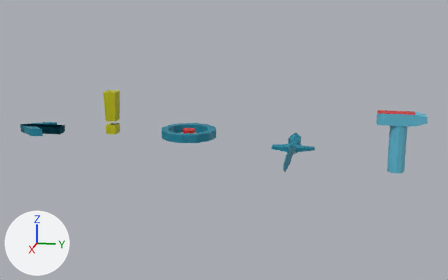
Two versions of the Blender file Blender/ui.blend, one commit apart.
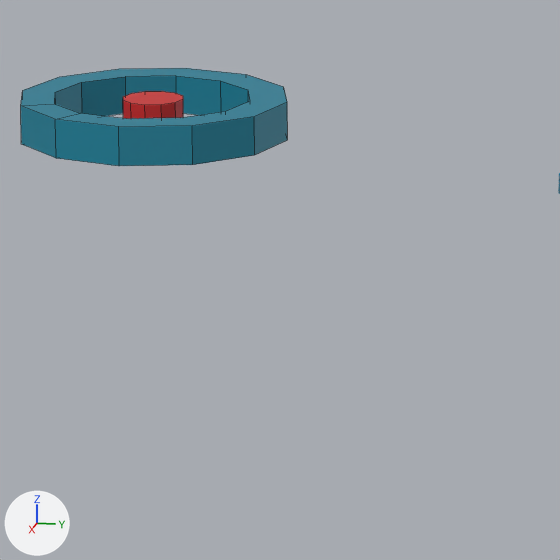
There are two pictures of each version: one whole from a camera (50 mm lens) standing at (7.433, -0.615, 1.841) and looking at (0.362, -2.029, 0.073), one close up on the part from 35% to 61% of the width and 39% to 80% of the height. Lighting does not change. The marker at lower left points along +X, +Y and +Z. The close-ups show mesh edges as thin lines.
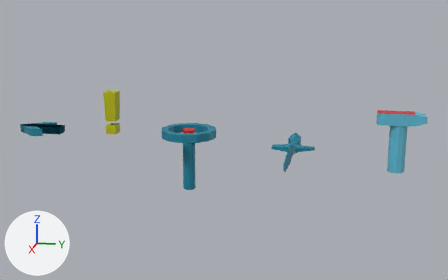
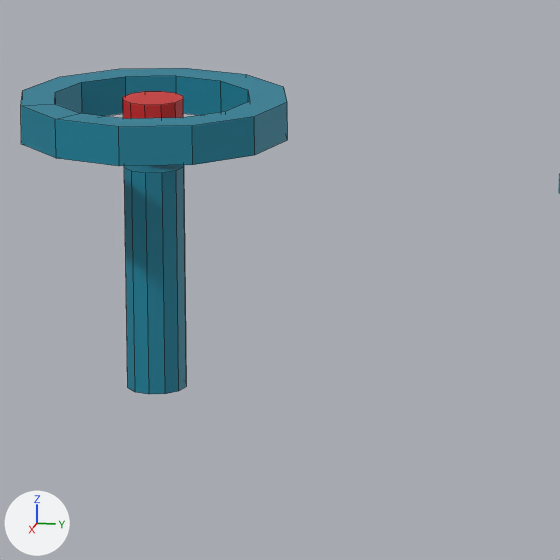
What changed in the scene script:
```text
Change me_cylinder:
    used by ob_cylinder; location = (0.0, -2.554, 0.056)
    remove me_cylinder.from_pydata(...)  # 72 vertices, 42 faces; spans x -0.351..0.351, y -0.353..0.353, z -0.054..0.05
    add me_cylinder.from_pydata(...)  # 96 vertices, 56 faces; spans x -0.351..0.351, y -0.353..0.353, z -0.732..0.05
    me_cylinder part 1: a new loose piece, a 12-sided cylinder along z spanning x -0.081..0.085, y -0.082..0.078, z -0.732..-0.134, in mat_uimaterial (picture img_paletteunits_png)
```

Where the change shows, as pixel boxes [x1, y1, x2, y2] in the close-ups (560 x 560 px):
'Cylinder', reshaped (230% taller): before [21, 68, 288, 166]; after [21, 68, 288, 394]
part 1 of me_cylinder, added (cyan): after [124, 165, 187, 394]
